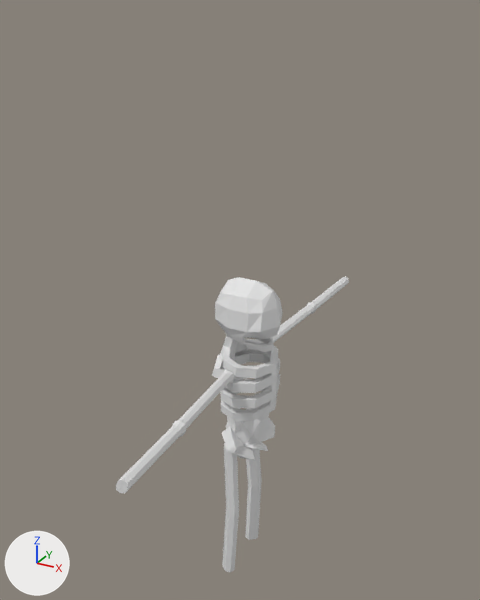
One commit to the Blender file Dungeon Crawler/Assets/Visual Assets/Blender Files/Skeleton.blend: the scene before it, then after it.
Rendered twice from a 50 mm camera at (6.7, -12.54, 9.05) aimed at (-0.27, 0.13, 2.71). Every picture has the same lights, and +X, +Y and +Z are marked at lower left.
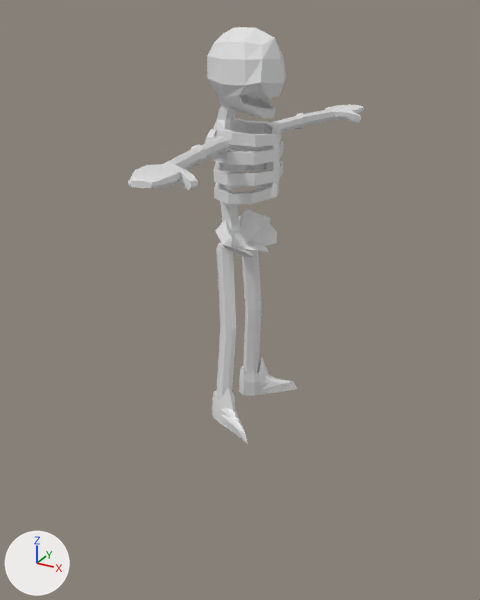
Where the change shows, as pixel boxes [x1, y1, x2, y2] in the pictures (480 x 600 px):
'Cube', reshaped, moved (41% taller)
    before: [116, 276, 349, 572]
    after: [128, 27, 364, 444]
part 1 of me_cube, built on
    before: [116, 276, 349, 494]
    after: [128, 105, 364, 190]
part 2 of me_cube, built on
    before: [222, 408, 275, 572]
    after: [212, 209, 297, 444]

The edits, one by one:
me_cube is used by ob_cube; location (0.0, 0.0, 0.0).
me_cube had 362 vertices, 345 faces and spanned x -0.73..0.86, y 0.0..5.44, z -4.9..3.34.
me_cube now has 526 vertices, 506 faces and spans x -0.73..1.2, y 0.0..4.73, z -5.34..3.34.
Part 1, on me_cube:
5 vertices are removed from x 0.34..0.57, y 5.4..5.44, z 1.35..1.59.
12 faces are deleted.
7 vertices in x -0.15..0.09, y 0.96..1.0, z 1.1..1.37 move by (-0.01, -0.06, 0.0).
6 vertices in x 0.11..0.35, y 3.22..3.25, z 1.19..1.49 move by (-0.01, -1.08, -0.07).
5 vertices in x 0.08..0.37, y 3.36..3.45, z 1.22..1.5 move by (0.01, -1.07, -0.07).
3 vertices in x 0.08..0.4, y 3.32..3.35, z 1.31..1.54 move by (0.01, -1.08, -0.07).
15 vertices move from x -0.08..0.58, y 0.99..5.43, z 1.07..1.62 to x -0.08..0.6, y 0.93..3.59, z 1.07..1.42.
58 vertices are added at x 0.19..1.2, y 3.52..4.73, z 1.1..1.42.
7 new vertices lie (0.07, 0.24, 0.01) away from vertices in x 0.19..0.93, y 3.79..4.03, z 1.19..1.41.
72 new faces join them.
Part 2, on me_cube:
1 vertex is removed from x -0.18, y 0.67, z -4.9.
45 faces are deleted.
24 vertices move from x -0.38..0.11, y 0.34..0.86, z -4.9..-1.12 to x -0.38..0.11, y 0.34..0.86, z -4.75..-1.12.
97 vertices are added at x -0.47..0.84, y 0.0..1.36, z -5.34..-0.52.
8 new vertices lie (0.01, 0.0, 0.13) away from vertices in x -0.47..0.01, y 0.38..0.88, z -5.32..-5.04.
146 new faces join them.
Object 'Cube' (ob_cube) moves from (0.0, 0.0, 0.0) to (0.0, -0.15, 5.35).
